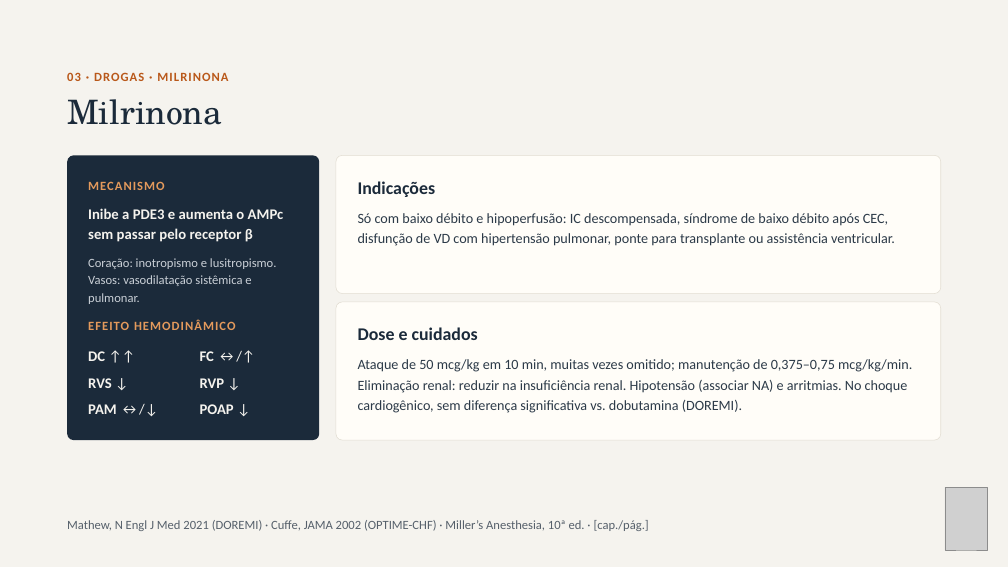
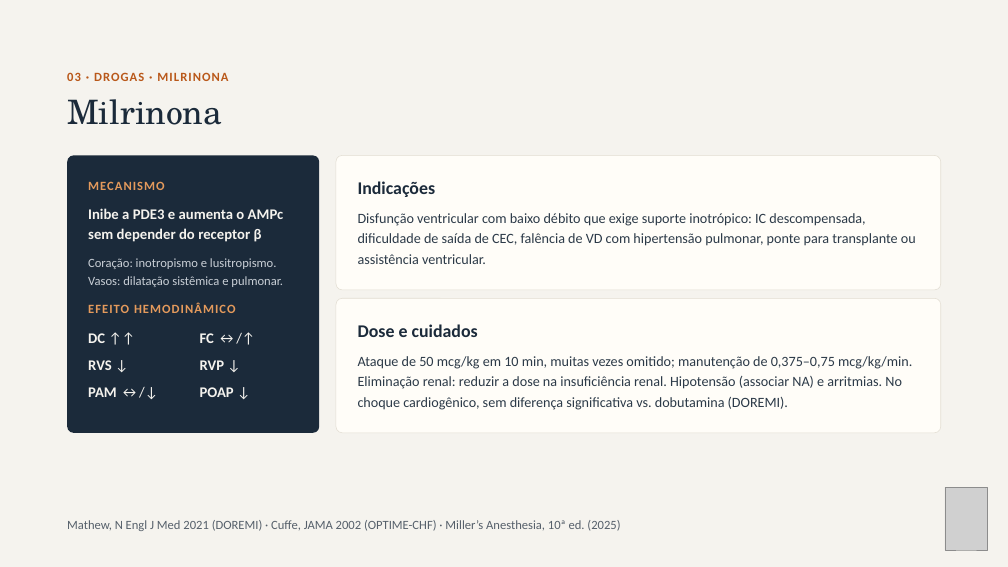
Before and after one commit to brunomoraesdubois-bit/Bruno, a slide deck: slide 11 of apresentacao/Aminas_Vasoativas.pptx (slide 9 before the commit). Drawn at 1008x567 pixels with LibreOffice and Linux fonts; fonts in the diff are those of the drawing; grey boxes stand for pictures. Boxes give left, top, right and bottom in pixels: in the first picture for what was removed or moved away, otherwise in the second. Text is boxed around its words. In the diff, an @@ line names an element or a change of style, - is before the commit and + after.

```diff
--- a/apresentacao/Aminas_Vasoativas.pptx
+++ b/apresentacao/Aminas_Vasoativas.pptx
@@ rounded rectangle: place and size @@
-rounded rectangle at [67,156,319,441]
+rounded rectangle at [67,156,319,433]
@@ rounded rectangle: place and size @@
-rounded rectangle at [336,156,941,294]
+rounded rectangle at [336,156,941,290]
@@ rounded rectangle at [336,156,941,290]: proportions changed @@
@@ text at [88,208,283,242]: text changed @@
-Inibe a PDE3 e aumenta o AMPc sem passar pelo receptor β
+Inibe a PDE3 e aumenta o AMPc sem depender do receptor β
@@ text at [358,213,916,264]: text changed @@
-Só com baixo débito e hipoperfusão: IC descompensada, síndrome de baixo débito após CEC, disfunção de VD com hipertensão pulmonar, ponte para transplante ou assistência ventricular.
+Disfunção ventricular com baixo débito que exige suporte inotrópico: IC descompensada, dificuldade de saída de CEC, falência de VD com hipertensão pulmonar, ponte para transplante ou assistência ventricular.
@@ text at [88,258,283,287]: text changed @@
-Coração: inotropismo e lusitropismo. Vasos: vasodilatação sistêmica e pulmonar.
+Coração: inotropismo e lusitropismo. Vasos: dilatação sistêmica e pulmonar.
@@ rounded rectangle at [336,299,941,433]: proportions changed @@
@@ rounded rectangle: place and size @@
-rounded rectangle at [336,302,941,440]
+rounded rectangle at [336,299,941,433]
@@ 7 texts: place and size @@
-7 texts at [88,320,236,414]
+7 texts at [88,302,236,397]
@@ text at [358,356,912,410]: text changed @@
-Ataque de 50 mcg/kg em 10 min, muitas vezes omitido; manutenção de 0,375–0,75 mcg/kg/min. Eliminação renal: reduzir na insuficiência renal. Hipotensão (associar NA) e arritmias. No choque cardiogênico, sem diferença significativa vs. dobutamina (DOREMI).
+Ataque de 50 mcg/kg em 10 min, muitas vezes omitido; manutenção de 0,375–0,75 mcg/kg/min. Eliminação renal: reduzir a dose na insuficiência renal. Hipotensão (associar NA) e arritmias. No choque cardiogênico, sem diferença significativa vs. dobutamina (DOREMI).
@@ text at [67,520,620,531]: text changed @@
-Mathew, N Engl J Med 2021 (DOREMI) · Cuffe, JAMA 2002 (OPTIME-CHF) · Miller’s Anesthesia, 10ª ed. · [cap./pág.]
+Mathew, N Engl J Med 2021 (DOREMI) · Cuffe, JAMA 2002 (OPTIME-CHF) · Miller’s Anesthesia, 10ª ed. (2025)
```
Also in this commit, not shown: 28 other slides changed, 4 slides added, 37 other files.
